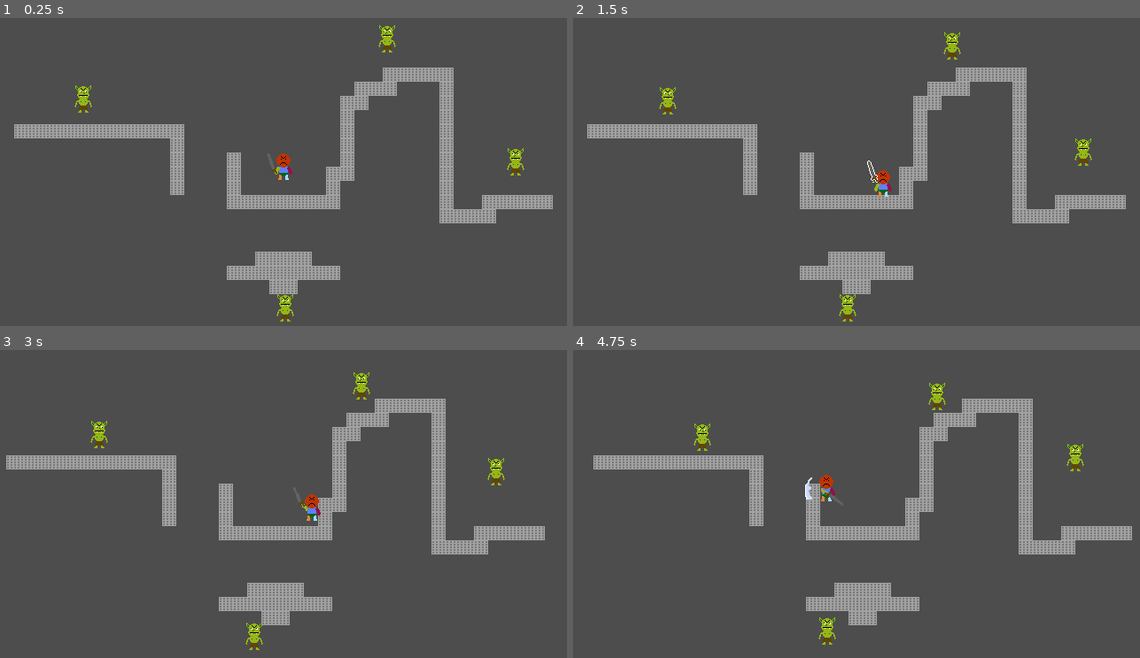
Above: before the commit, frames 1-4 (two rows, left to right).
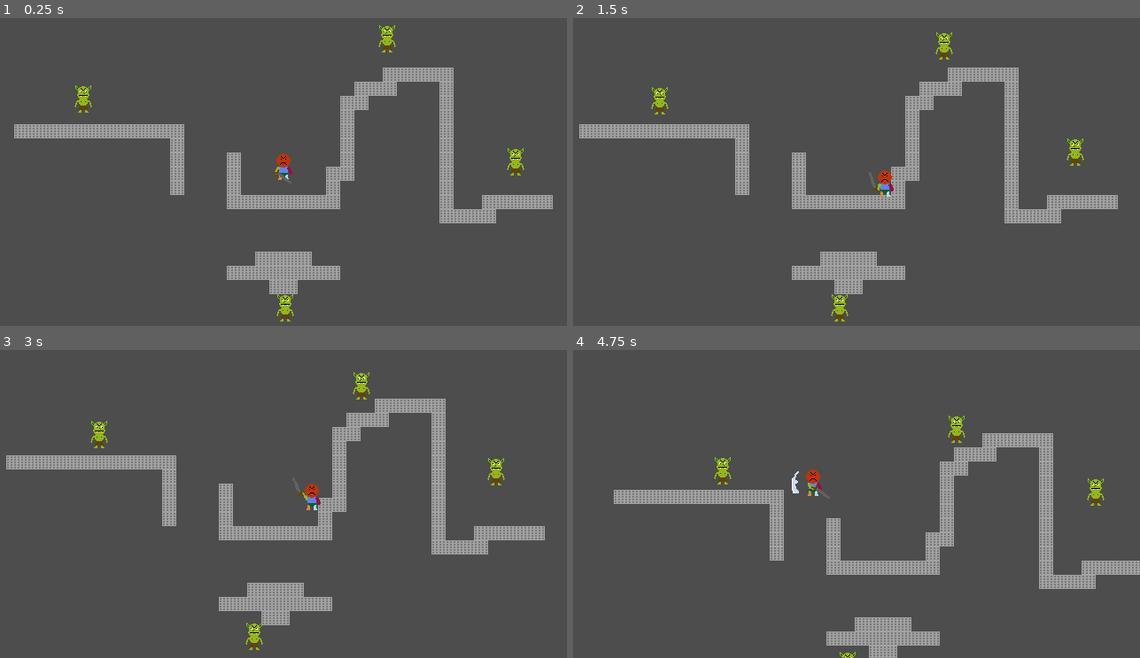
Above: after the commit, the same moments.

Repository: BrandonManuel/dungeon-crawl
Game: Godot game, scene res://Assets/Scenes/game.tscn
Two runs of this game, one before a commit and one after it. Both use one fixed random seed, a clock stepped at 60 frames per second and the inputs below.
Inputs (mouse positions are in pixels of both pictures, inside the frame that each line leads up to):
- Up to frame 1 (0.25 s): no input
- Up to frame 2 (1.5 s): move the mouse to (981, 150) at 0.52 s; hold D (move_right) 0.53-1.28 s; click (981, 150) at 0.6 s; tap Q (drop_weapon, bound only before the commit) at 0.8, 1.35 s; move the mouse to (743, 181) at 1.27 s; hold S (move_down) from 1.28 s (still down)
- Up to frame 3 (3 s): tap E (pick_up_weapon, bound only before the commit) at 1.55, 2.1 s; move the mouse to (340, 430) at 2.02 s; release S (move_down) at 2.03 s; hold D (move_right) 2.03-2.78 s; click (340, 430) at 2.3 s; move the mouse to (255, 562) at 2.77 s; hold W (move_up) from 2.78 s (still down); click (255, 562) at 2.85 s
- Up to frame 4 (4.75 s): tap Q (drop_weapon, bound only before the commit) at 3.05, 3.6 s; move the mouse to (1026, 547) at 3.52 s; release W (move_up) at 3.53 s; hold A (move_left) from 3.53 s (still down); tap E (pick_up_weapon, bound only before the commit) at 3.8, 4.35 s; move the mouse to (686, 451) at 4.27 s; click (686, 451) at 4.55 s

The runs differ from the first frame. In frame 1, less than 0.1% of the frame differs, in the area x 47-51%, y 48-53%; in frame 2, 7.3%; in frame 3, 0.3%; in frame 4, 18%, in the area x 3-100%, y 10-100%.

Commit message:
Revert "Added ability to pick up and drop weapons"
This reverts commit 22828587e5f084807127d9405bfac6c80a74f5be.

Diff:
--- a/Assets/Scenes/game.tscn
+++ b/Assets/Scenes/game.tscn
@@ -29,8 +29,6 @@
 tile_map_data = PackedByteArray("AAD8////AAAAAAAAAAD8/wAAAAAAAAAAAAD8/wEAAAAAAAAAAAD8/wIAAAAAAAAAAAD9/wIAAAAAAAAAAAD+/w …(1136 unchanged characters)…
 tile_set = SubResource("TileSet_of3jj")
 
-[node name="World Items" type="Node" parent="." unique_id=2016646910]
-
 [node name="Enemies" type="Node" parent="." unique_id=1705692595]
 
 [node name="Goblin" parent="Enemies" unique_id=863396306 instance=ExtResource("1_pb48a")]
--- a/Assets/Scenes/player.tscn
+++ b/Assets/Scenes/player.tscn
@@ -29,7 +29,7 @@
 "times": PackedFloat32Array(0),
 "transitions": PackedFloat32Array(1),
 "update": 0,
-"values": [Vector2(-10, 6)]
+"values": [Vector2(-9, 7)]
 }
 tracks/2/type = "value"
 tracks/2/imported = false
@@ -41,7 +41,7 @@
 "times": PackedFloat32Array(0),
 "transitions": PackedFloat32Array(1),
 "update": 0,
-"values": [0.0]
+"values": [2.5384161]
 }
 tracks/3/type = "value"
 tracks/3/imported = false
@@ -722,9 +722,6 @@
 radius = 7.0
 height = 26.0
 
-[sub_resource type="CircleShape2D" id="CircleShape2D_t1xgp"]
-radius = 22.472204
-
 [node name="Player" type="CharacterBody2D" unique_id=1913849330 groups=["player"]]
 collision_layer = 2
 collision_mask = 3
@@ -752,21 +749,10 @@
 script = ExtResource("3_23lac")
 
 [node name="Hand" type="Marker2D" parent="." unique_id=859126678]
-position = Vector2(-10, 6)
+position = Vector2(-9, 7)
+rotation = 2.5384161
 
 [node name="Sword" parent="Hand" unique_id=1478424939 instance=ExtResource("4_t1xgp")]
-
-[node name="Pick Up Area" type="Area2D" parent="." unique_id=1514889544]
-collision_layer = 2
-collision_mask = 16
-
-[node name="CollisionShape2D" type="CollisionShape2D" parent="Pick Up Area" unique_id=1653311228]
-shape = SubResource("CircleShape2D_t1xgp")
-
-[connection signal="animation_finished" from="Visual/AnimationPlayer" to="." method="_on_animation_player_animation_finished"]
-[connection signal="child_entered_tree" from="Hand" to="." method="_on_hand_child_entered_tree"]
-[connection signal="child_exiting_tree" from="Hand" to="." method="_on_hand_child_exiting_tree"]
-[connection signal="area_entered" from="Pick Up Area" to="." method="_on_pick_up_area_area_entered"]
-[connection signal="area_exited" from="Pick Up Area" to="." method="_on_pick_up_area_area_exited"]
+position = Vector2(-0.56726074, 0.8235378)
 
 [editable path="Hand/Sword"]
--- a/Assets/Scenes/sword.tscn
+++ b/Assets/Scenes/sword.tscn
@@ -1,25 +1,14 @@
 [gd_scene format=3 uid="uid://cnetj2md2mlmx"]
 
-[ext_resource type="Shader" uid="uid://blmajkg47viom" path="res://Assets/Shaders/interactable.gdshader" id="1_kc3y2"]
 [ext_resource type="Texture2D" uid="uid://dp2im0qbuth15" path="res://Assets/Sprites/Weapons.png" id="1_mfbq4"]
 [ext_resource type="Script" uid="uid://cmn1o4k3j3osv" path="res://Assets/Scripts/sword.gd" id="2_35yry"]
 [ext_resource type="Script" uid="uid://dw0qhwns6j3al" path="res://Assets/Scripts/slash.gd" id="3_35yry"]
-
-[sub_resource type="ShaderMaterial" id="ShaderMaterial_cc11m"]
-shader = ExtResource("1_kc3y2")
-shader_parameter/outline_enabled = false
-shader_parameter/outline_color = Color(1, 1, 1, 1)
-shader_parameter/outline_size = 1.0
 
 [sub_resource type="CapsuleShape2D" id="CapsuleShape2D_kc3y2"]
 radius = 6.3853655
 height = 28.84225
 
-[sub_resource type="CircleShape2D" id="CircleShape2D_kc3y2"]
-radius = 14.0
-
 [node name="Sword" type="Sprite2D" unique_id=1478424939]
-material = SubResource("ShaderMaterial_cc11m")
 texture = ExtResource("1_mfbq4")
 centered = false
 offset = Vector2(-9, -22)
@@ -40,7 +29,7 @@
 script = ExtResource("3_35yry")
 
 [node name="Area2D" type="Area2D" parent="Effect/Slash" unique_id=473067536]
-collision_layer = 8
+collision_layer = 9
 collision_mask = 4
 
 [node name="CollisionShape2D" type="CollisionShape2D" parent="Effect/Slash/Area2D" unique_id=1297887858]
@@ -48,12 +37,4 @@
 shape = SubResource("CapsuleShape2D_kc3y2")
 disabled = true
 
-[node name="Interactable Area" type="Area2D" parent="." unique_id=1484415334]
-collision_layer = 16
-collision_mask = 2
-
-[node name="CollisionShape2D" type="CollisionShape2D" parent="Interactable Area" unique_id=847946381]
-position = Vector2(-2, -10)
-shape = SubResource("CircleShape2D_kc3y2")
-
 [connection signal="body_entered" from="Effect/Slash/Area2D" to="." method="_on_area_2d_body_entered"]
--- a/Assets/Scripts/player.gd
+++ b/Assets/Scripts/player.gd
@@ -2,15 +2,10 @@
 
 @onready var hand: Marker2D = $Hand
 @onready var animation_player: AnimationPlayer = $Visual/AnimationPlayer
-@onready var pick_up_area: Area2D = $"Pick Up Area"
 
 @export var attack_delay: float = 0.0
 
-@onready var world_items: Node = $"../World Items"
-
 var weapon: Weapon = null
-var nearby_weapon: Weapon = null
-
 var last_held_direction: Vector2
 
 const SPEED = 100.0
@@ -18,27 +13,21 @@
 var weapon_starting_position: Vector2
 var weapon_starting_rotation: float
 
-var movement_enabled: bool = true
+func _ready() -> void:
+	var held = hand.get_children()
+	if held.size() == 1:
+		weapon = held.get(0)
 
-
-func _ready() -> void:
 	set_attack_delay(attack_delay)
-	if weapon != null:
-		disable_weapon_collision()
 
 func _process(delta: float) -> void:
 	if not animation_player.is_playing():
 		animation_player.play("idle")
 
 func _physics_process(delta: float) -> void:
-	if not movement_enabled:
-		return
-
 	var direction := Input.get_vector("move_left", "move_right", "move_up", "move_down")
 	handle_movement(delta, direction)
 	handle_attack(last_held_direction)
-	handle_drop_weapon()
-	handle_pick_up_weapon()
 
 func handle_movement(delta: float, direction: Vector2) -> void:
 	if direction != Vector2.ZERO:
@@ -53,7 +42,6 @@
 func handle_attack(direction: Vector2) -> void:
 	var attack := Input.is_action_just_pressed("attack")
 	if weapon != null and attack and not (animation_player.is_playing() and animation_player.current_animation.contains("attack")):
-		movement_enabled = false
 		if direction.x == 0:
 			if direction.y >= 0:
 				animation_player.play("attack_down")
@@ -80,58 +68,3 @@
 	for animation in animation_player.get_animation_list():
 		if animation.contains('attack'):
 			animation_player.get_animation(animation).length = animation_player.get_animation(animation).length + attack_delay
-
-
-func _on_animation_player_animation_finished(anim_name: StringName) -> void:
-	if anim_name.contains("attack"):
-		movement_enabled = true
-
-func handle_drop_weapon() -> void:
-	var drop_weapon := Input.is_action_just_pressed("drop_weapon")
-	if drop_weapon and weapon != null and not (animation_player.is_playing() and animation_player.current_animation.contains("attack")):
-		var weapon_pick_up_area: Area2D = weapon.get_node('Interactable Area')
-		var weapon_pick_up_collision: CollisionShape2D = weapon_pick_up_area.get_node('CollisionShape2D')
-
-		weapon.reparent(world_items)
-		weapon_pick_up_collision.disabled = false
-
-func handle_pick_up_weapon() -> void:
-	var pick_up_weapon := Input.is_action_just_pressed("pick_up_weapon")
-	if pick_up_weapon and nearby_weapon != null and weapon == null:
-		if (nearby_weapon as Weapon).has_method('enable_outline'):
-			nearby_weapon.enable_outline(false)
-
-		nearby_weapon.reparent(hand)
-		nearby_weapon.position = Vector2.ZERO
-		nearby_weapon.rotation = 0.0
-
-# pick up weapon
-func _on_hand_child_entered_tree(node: Node) -> void:
-	weapon = node
-	disable_weapon_collision()
-
-# drop weapon
-func _on_hand_child_exiting_tree(node: Node) -> void:
-	weapon = null
-
-func _on_pick_up_area_area_entered(area: Area2D) -> void:
-	if area.name == 'Interactable Area' and area.get_parent() is Weapon:
-		var weapon = area.get_parent()
-		if weapon.has_method('enable_outline'):
-			weapon.enable_outline(true)
-
-		nearby_weapon = weapon
-
-
-func _on_pick_up_area_area_exited(area: Area2D) -> void:
-	if area.name == 'Interactable Area' and area.get_parent() is Weapon:
-		var weapon = area.get_parent()
-		if weapon.has_method('enable_outline'):
-			weapon.enable_outline(false)
-
-		nearby_weapon = null
-
-func disable_weapon_collision() -> void:
-	var weapon_pick_up_area: Area2D = weapon.get_node('Interactable Area')
-	var weapon_pick_up_collision: CollisionShape2D = weapon_pick_up_area.get_node('CollisionShape2D')
-	weapon_pick_up_collision.disabled = true
--- a/Assets/Scripts/weapon.gd
+++ b/Assets/Scripts/weapon.gd
@@ -10,6 +10,3 @@
 func hit_enemy(enemy: CharacterBody2D, knockback: float, damage: float) -> void:
 	print(enemy, ' is hit')
 	enemy.is_hit(player.position.direction_to(enemy.position) * knockback, damage)
-
-func enable_outline(enabled: bool) -> void:
-	material.set_shader_parameter("outline_enabled", enabled)
--- a/Assets/Shaders/interactable.gdshader
+++ /dev/null
@@ -1,20 +0,0 @@
-shader_type canvas_item;
-
-uniform bool outline_enabled = false;
-uniform vec4 outline_color : source_color = vec4(1, 1, 1, 1);
-uniform float outline_size = 1.0;
-
-void fragment() {
-	vec4 color = texture(TEXTURE, UV);
-	if (outline_enabled) {
-		vec2 size = outline_size / vec2(textureSize(TEXTURE, 0));
-		float alpha = texture(TEXTURE, UV + vec2(size.x, 0)).a
-					+ texture(TEXTURE, UV - vec2(size.x, 0)).a
-					+ texture(TEXTURE, UV + vec2(0, size.y)).a
-					+ texture(TEXTURE, UV - vec2(0, size.y)).a;
-		if (color.a < 0.5 && alpha > 0.0) {
-			color = outline_color;
-		}
-	}
-	COLOR = color;
-}
--- a/project.godot
+++ b/project.godot
@@ -64,16 +64,6 @@
 , Object(InputEventKey,"resource_local_to_scene":false,"resource_name":"","device":-1,"window_id":0,"alt_pressed":false …(182 unchanged characters)…
 ]
 }
-drop_weapon={
-"deadzone": 0.2,
-"events": [Object(InputEventKey,"resource_local_to_scene":false,"resource_name":"","device":-1,"window_id":0,"alt_pressed":false,"shift_pressed":false,"ctrl_pressed":false,"meta_pressed":false,"pressed":false,"keycode":0,"physical_keycode":81,"key_label":0,"unicode":113,"location":0,"echo":false,"script":null)
-]
-}
-pick_up_weapon={
-"deadzone": 0.2,
-"events": [Object(InputEventKey,"resource_local_to_scene":false,"resource_name":"","device":-1,"window_id":0,"alt_pressed":false,"shift_pressed":false,"ctrl_pressed":false,"meta_pressed":false,"pressed":false,"keycode":0,"physical_keycode":69,"key_label":0,"unicode":101,"location":0,"echo":false,"script":null)
-]
-}
 
 [layer_names]
 
@@ -81,7 +71,6 @@
 2d_physics/layer_2="player"
 2d_physics/layer_3="enemies"
 2d_physics/layer_4="weapons"
-2d_physics/layer_5="interactable"
 
 [navigation]
 
Not shown: 1 places in Assets/Scenes/game.tscn that only renumber resources
Not shown, removed: Assets/Shaders/interactable.gdshader.uid
